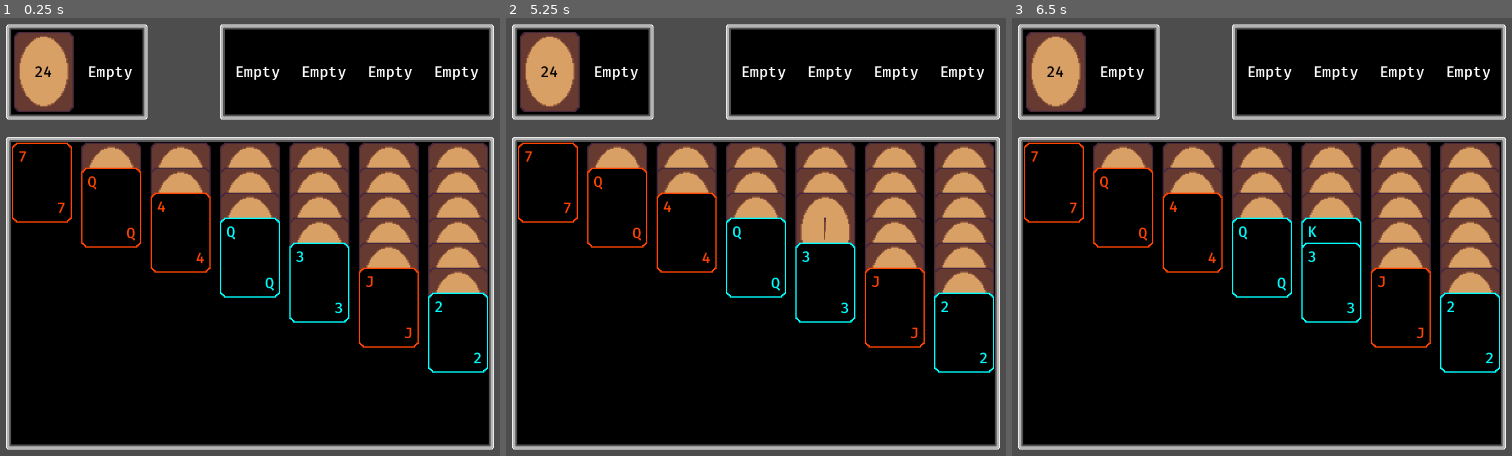
Above: before the commit, frames 1-3 (left to right).
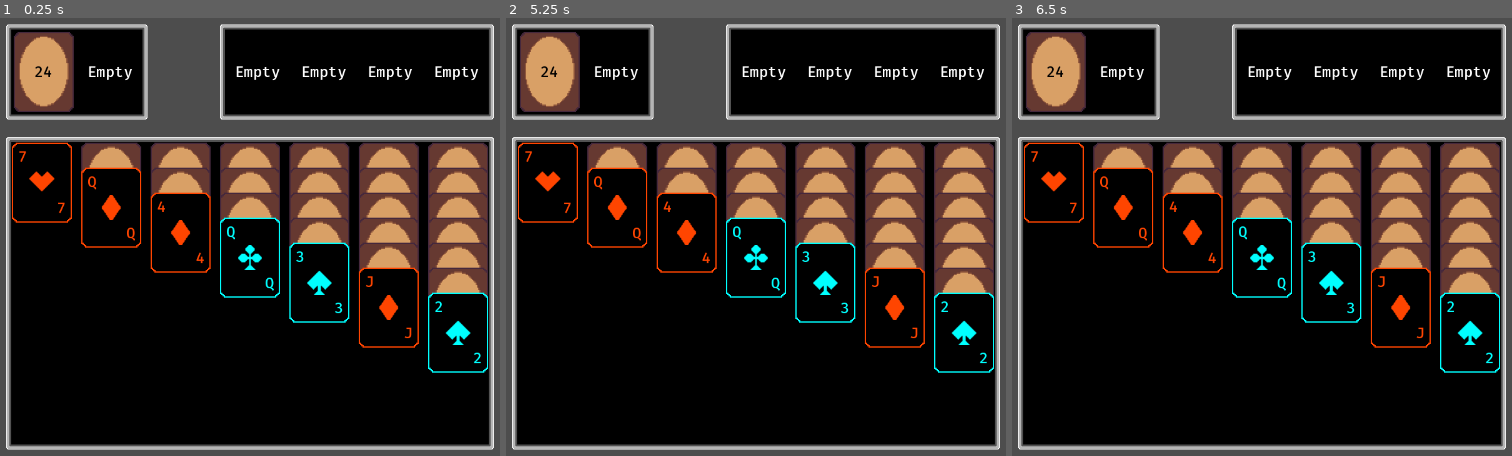
Above: after the commit, the same moments.

Repository: bjornarprytz/solitaire
Game: Godot game, scene res://main.tscn
The game is run twice, just before and just after one commit, with the same random seed, the same clock (stepped at 60 frames per second) and the same inputs.
Inputs (mouse positions are in pixels of both pictures, inside the frame that each line leads up to):
- Up to frame 1 (0.25 s): no input
- Up to frame 2 (5.25 s): tap Enter at 0.5, 2, 3.5 s; move the mouse to (931, 215) at 0.52 s; click (931, 215) at 0.67 s; tap Space at 1.25, 2.75, 4.25 s; move the mouse to (596, 258) at 1.27 s; click (596, 258) at 1.42 s; move the mouse to (836, 136) at 2.02 s; click (836, 136) at 2.17 s; move the mouse to (716, 328) at 2.77 s; click (716, 328) at 2.92 s; move the mouse to (996, 302) at 3.52 s; click (996, 302) at 3.67 s; move the mouse to (516, 171) at 4.27 s; click (516, 171) at 4.42 s; move the mouse to (796, 237) at 5.02 s; click (796, 237) at 5.17 s
- Up to frame 3 (6.5 s): move the mouse to (1142, 123) at 5.77 s; click (1142, 123) at 5.92 s

The runs differ from the first frame. In frame 1, 1.0% of the frame differs, in the area x 5-95%, y 34-75%; in frame 2, 1.3%; in frame 3, 1.7%.

Commit message:
wip grab/drop cards

Diff:
--- a/src/autoloads/event_bus.gd
+++ b/src/autoloads/event_bus.gd
@@ -4,4 +4,9 @@
 
 # Add signals here for game-wide events. Access through the Events singleton
 
+signal terminal_pile_updated
 signal game_over(win: bool)
+
+
+signal draw_card(card: Card)
+signal draw_pile_empty(pile: DrawPile)
--- a/src/card.gd
+++ b/src/card.gd
@@ -1,11 +1,14 @@
 @tool
 class_name Card
 extends CanvasItem
+
+var grab_context_factory = preload("res://grab_context.tscn")
 
 @export var card_data: CardData
 
 @onready var value_1: RichTextLabel = %Value1
 @onready var value_2: RichTextLabel = %Value2
+@onready var suit: TextureRect = %Suit
 
 @onready var front: TextureRect = %Front
 @onready var back: TextureRect = %Back
@@ -16,6 +19,7 @@
 	value_1.text = card_data.value_as_string()
 	value_2.text = card_data.value_as_string()
 	front.modulate = card_data.suit_as_color()
+	suit.texture = card_data.suit_as_icon()
 
 	if is_face_down:
 		front.hide()
@@ -27,7 +31,6 @@
 
 func _to_string() -> String:
 	return "%s %s" % [card_data.value_as_string(), card_data.suit]
-
 
 func flip_over():
 	is_face_down = !is_face_down
@@ -48,4 +51,19 @@
 
 func _on_input_catcher_gui_input(event: InputEvent) -> void:
 	if event is InputEventMouseButton and event.is_pressed():
-		flip_over()
+		if is_face_down:
+			return
+
+		var grab_context = grab_context_factory.instantiate() as GrabContext
+		get_tree().root.add_child(grab_context)
+
+		var cards: Array[Card] = [self]
+
+		var passed_self = false
+		for card in self.get_parent().get_children():
+			if card == self:
+				passed_self = true
+			elif card is Card and passed_self:
+				cards.push_back(card)
+
+		grab_context.grab(cards)
--- a/src/card.tscn
+++ b/src/card.tscn
@@ -58,6 +58,21 @@
 fit_content = true
 autowrap_mode = 0
 
+[node name="Suit" type="TextureRect" parent="Front/MarginContainer/Control"]
+unique_name_in_owner = true
+layout_mode = 1
+anchors_preset = 8
+anchor_left = 0.5
+anchor_top = 0.5
+anchor_right = 0.5
+anchor_bottom = 0.5
+offset_left = -20.0
+offset_top = -20.0
+offset_right = 20.0
+offset_bottom = 20.0
+grow_horizontal = 2
+grow_vertical = 2
+
 [node name="Back" type="TextureRect" parent="."]
 unique_name_in_owner = true
 visible = false
--- a/src/data/card_data.gd
+++ b/src/data/card_data.gd
@@ -8,6 +8,10 @@
 	Diamonds,
 	Spades
 }
+const CLUBS_TEXTURE = preload("uid://bybk6t6lgpl52")
+const DIAMONDS_TEXTURE = preload("uid://cuy0ynuvhy4uu")
+const HEARTS_TEXTURE = preload("uid://cwbgtq6075gv3")
+const SPADES_TEXTURE = preload("uid://c55llxj3bfyi")
 
 @export_range(1, 13) var value: int
 @export var suit : Suit
@@ -36,6 +40,16 @@
 		return Color.AQUA
 
 func suit_as_icon() -> Texture:
+	match suit:
+		Suit.Hearts:
+			return HEARTS_TEXTURE
+		Suit.Clubs:
+			return CLUBS_TEXTURE
+		Suit.Diamonds:
+			return DIAMONDS_TEXTURE
+		Suit.Spades:
+			return SPADES_TEXTURE
+
 	return preload("res://icon.svg")
 
 static func each_value() -> Array:
--- a/src/draw_pile.gd
+++ b/src/draw_pile.gd
@@ -3,6 +3,7 @@
 
 @onready var count_label: RichTextLabel = %Count
 @onready var hidden_cards: Node2D = %HiddenCards
+
 
 @onready var count : int:
 	set(value):
@@ -22,3 +23,12 @@
 		return null
 
 	return hidden_cards.get_child(-1)
+
+func _on_gui_input(event: InputEvent) -> void:
+	if event is InputEventMouseButton and event.is_pressed():
+		var top_card = get_card()
+		if (top_card == null):
+			Events.draw_pile_empty.emit(self)
+		else:
+			Events.draw_card.emit(top_card)
+			count = hidden_cards.get_child_count()
--- a/src/draw_pile.tscn
+++ b/src/draw_pile.tscn
@@ -29,6 +29,7 @@
 offset_bottom = 20.0
 grow_horizontal = 2
 grow_vertical = 2
+mouse_filter = 1
 fit_content = true
 horizontal_alignment = 1
 vertical_alignment = 1
@@ -37,3 +38,5 @@
 unique_name_in_owner = true
 visible = false
 position = Vector2(3, 3)
+
+[connection signal="gui_input" from="." to="." method="_on_gui_input"]
--- /dev/null
+++ b/src/droppable.gd
@@ -0,0 +1,5 @@
+@abstract
+class_name Droppable
+extends CanvasItem
+
+@abstract func drop_cards(cards: Array[Card]) -> bool
--- /dev/null
+++ b/src/grab_context.gd
@@ -0,0 +1,47 @@
+class_name GrabContext
+extends Node2D
+
+@onready var grabbed_cards: VBoxContainer = %Cards
+
+var _previous_parent: CanvasItem
+
+func _physics_process(_delta: float) -> void:
+	global_position = get_global_mouse_position()
+
+func _input(event: InputEvent) -> void:
+	if (event is InputEventMouseButton and !event.is_pressed()):
+		try_drop()
+
+func try_drop():
+	var space = get_world_2d().direct_space_state
+	var mouse_pos = get_global_mouse_position()
+	var args = PhysicsPointQueryParameters2D.new()
+	args.position = mouse_pos
+	args.collide_with_areas = true
+	var result = space.intersect_point(args)
+	if result:
+		if result[0].collider.owner is Droppable:
+			var cards: Array[Card] = []
+			for card in grabbed_cards.get_children():
+				if card is Card:
+					cards.push_back(card)
+			result[0].collider.owner.drop_cards(cards)
+	cancel()
+
+func grab(cards: Array[Card]) -> void:
+	if (cards.size() == 0):
+		cancel()
+		return
+
+	_previous_parent = cards[0].get_parent()
+	for card in cards:
+		card.reparent(grabbed_cards)
+
+func cancel():
+	assert(_previous_parent != null, "Nowhere to return the cards to :(")
+
+	for card in grabbed_cards.get_children():
+		card.reparent(_previous_parent)
+		card.position = Vector2.ZERO
+
+	queue_free()
--- /dev/null
+++ b/src/grab_context.tscn
@@ -0,0 +1,13 @@
+[gd_scene load_steps=2 format=3 uid="uid://eaa0edq0jiho"]
+
+[ext_resource type="Script" uid="uid://dxuicy60ms2r0" path="res://grab_context.gd" id="1_kwrcq"]
+
+[node name="GrabContext" type="Node2D"]
+top_level = true
+script = ExtResource("1_kwrcq")
+
+[node name="Cards" type="VBoxContainer" parent="."]
+unique_name_in_owner = true
+custom_minimum_size = Vector2(96, 128)
+mouse_filter = 2
+theme_override_constants/separation = -88
--- a/src/main.gd
+++ b/src/main.gd
@@ -5,6 +5,8 @@
 @onready var stack_piles: Array[StackPile] = [%StackPile1, %StackPile2, %StackPile3, %StackPile4, %StackPile5, %StackPile6, %StackPile7]
 @onready var open_pile: OpenPile = %OpenPile
 @onready var draw_pile: DrawPile = %DrawPile
+
+@onready var terminals: Array[TerminalPile] = [%HeartsTerminal, %ClubsTerminal, %DiamondsTerminal, %SpadesTerminal]
 
 func _ready() -> void:
 	var cards: Array[Card] = []
@@ -28,3 +30,11 @@
 		pile.initialize(face_down_cards, face_up_card)
 
 	draw_pile.add_cards(cards)
+
+	Events.terminal_pile_updated.connect(check_game_over)
+
+func check_game_over():
+	for terminal in terminals:
+		if (terminal.stack.get_child_count() != 13):
+			return
+	Events.game_over.emit(true)
--- a/src/main.tscn
+++ b/src/main.tscn
@@ -9,9 +9,18 @@
 [node name="Main" type="Node2D"]
 script = ExtResource("1_ig7tw")
 
-[node name="CanvasLayer" type="CanvasLayer" parent="."]
+[node name="Control" type="Control" parent="."]
+layout_mode = 3
+anchors_preset = 15
+anchor_right = 1.0
+anchor_bottom = 1.0
+offset_right = 1280.0
+offset_bottom = 720.0
+grow_horizontal = 2
+grow_vertical = 2
 
-[node name="MarginContainer" type="MarginContainer" parent="CanvasLayer"]
+[node name="MarginContainer" type="MarginContainer" parent="Control"]
+layout_mode = 1
 anchors_preset = 15
 anchor_right = 1.0
 anchor_bottom = 1.0
@@ -22,11 +31,11 @@
 theme_override_constants/margin_right = 20
 theme_override_constants/margin_bottom = 20
 
-[node name="Control" type="Control" parent="CanvasLayer/MarginContainer"]
+[node name="Control" type="Control" parent="Control/MarginContainer"]
 layout_mode = 2
 size_flags_horizontal = 4
 
-[node name="VBoxContainer" type="VBoxContainer" parent="CanvasLayer/MarginContainer/Control"]
+[node name="VBoxContainer" type="VBoxContainer" parent="Control/MarginContainer/Control"]
 layout_mode = 1
 anchors_preset = 15
 anchor_right = 1.0
@@ -34,86 +43,90 @@
 grow_horizontal = 2
 grow_vertical = 2
 
-[node name="HBoxContainer" type="HBoxContainer" parent="CanvasLayer/MarginContainer/Control/VBoxContainer"]
+[node name="Top" type="HBoxContainer" parent="Control/MarginContainer/Control/VBoxContainer"]
 layout_mode = 2
 
-[node name="DrawAndOpen" type="PanelContainer" parent="CanvasLayer/MarginContainer/Control/VBoxContainer/HBoxContainer"]
+[node name="DrawAndOpen" type="PanelContainer" parent="Control/MarginContainer/Control/VBoxContainer/Top"]
 texture_filter = 3
 layout_mode = 2
 
-[node name="HB" type="HBoxContainer" parent="CanvasLayer/MarginContainer/Control/VBoxContainer/HBoxContainer/DrawAndOpen"]
+[node name="HB" type="HBoxContainer" parent="Control/MarginContainer/Control/VBoxContainer/Top/DrawAndOpen"]
 layout_mode = 2
 
-[node name="DrawPile" parent="CanvasLayer/MarginContainer/Control/VBoxContainer/HBoxContainer/DrawAndOpen/HB" instance=ExtResource("2_1bvp3")]
+[node name="DrawPile" parent="Control/MarginContainer/Control/VBoxContainer/Top/DrawAndOpen/HB" instance=ExtResource("2_1bvp3")]
 unique_name_in_owner = true
 layout_mode = 2
 
-[node name="OpenPile" parent="CanvasLayer/MarginContainer/Control/VBoxContainer/HBoxContainer/DrawAndOpen/HB" instance=ExtResource("3_lquwl")]
+[node name="OpenPile" parent="Control/MarginContainer/Control/VBoxContainer/Top/DrawAndOpen/HB" instance=ExtResource("3_lquwl")]
 unique_name_in_owner = true
 layout_mode = 2
 
-[node name="Control" type="Control" parent="CanvasLayer/MarginContainer/Control/VBoxContainer/HBoxContainer"]
+[node name="Spacer" type="Control" parent="Control/MarginContainer/Control/VBoxContainer/Top"]
 custom_minimum_size = Vector2(20, 0)
 layout_mode = 2
 size_flags_horizontal = 3
 
-[node name="Terminals" type="PanelContainer" parent="CanvasLayer/MarginContainer/Control/VBoxContainer/HBoxContainer"]
+[node name="Terminals" type="PanelContainer" parent="Control/MarginContainer/Control/VBoxContainer/Top"]
 layout_mode = 2
 
-[node name="HB" type="HBoxContainer" parent="CanvasLayer/MarginContainer/Control/VBoxContainer/HBoxContainer/Terminals"]
+[node name="HB" type="HBoxContainer" parent="Control/MarginContainer/Control/VBoxContainer/Top/Terminals"]
 layout_mode = 2
 
-[node name="HeartsTerminal" parent="CanvasLayer/MarginContainer/Control/VBoxContainer/HBoxContainer/Terminals/HB" instance=ExtResource("5_lquwl")]
+[node name="HeartsTerminal" parent="Control/MarginContainer/Control/VBoxContainer/Top/Terminals/HB" instance=ExtResource("5_lquwl")]
+unique_name_in_owner = true
 layout_mode = 2
 
-[node name="ClubsTerminal" parent="CanvasLayer/MarginContainer/Control/VBoxContainer/HBoxContainer/Terminals/HB" instance=ExtResource("5_lquwl")]
+[node name="ClubsTerminal" parent="Control/MarginContainer/Control/VBoxContainer/Top/Terminals/HB" instance=ExtResource("5_lquwl")]
+unique_name_in_owner = true
 layout_mode = 2
 suit = 1
 
-[node name="DiamondsTerminal" parent="CanvasLayer/MarginContainer/Control/VBoxContainer/HBoxContainer/Terminals/HB" instance=ExtResource("5_lquwl")]
+[node name="DiamondsTerminal" parent="Control/MarginContainer/Control/VBoxContainer/Top/Terminals/HB" instance=ExtResource("5_lquwl")]
+unique_name_in_owner = true
 layout_mode = 2
 suit = 2
 
-[node name="SpadesTerminal" parent="CanvasLayer/MarginContainer/Control/VBoxContainer/HBoxContainer/Terminals/HB" instance=ExtResource("5_lquwl")]
+[node name="SpadesTerminal" parent="Control/MarginContainer/Control/VBoxContainer/Top/Terminals/HB" instance=ExtResource("5_lquwl")]
+unique_name_in_owner = true
 layout_mode = 2
 suit = 3
 
-[node name="Control" type="Control" parent="CanvasLayer/MarginContainer/Control/VBoxContainer"]
+[node name="Spacer" type="Control" parent="Control/MarginContainer/Control/VBoxContainer"]
 custom_minimum_size = Vector2(0, 20)
 layout_mode = 2
 
-[node name="Stacks" type="PanelContainer" parent="CanvasLayer/MarginContainer/Control/VBoxContainer"]
+[node name="Stacks" type="PanelContainer" parent="Control/MarginContainer/Control/VBoxContainer"]
 layout_mode = 2
 size_flags_vertical = 3
 
-[node name="HB" type="HBoxContainer" parent="CanvasLayer/MarginContainer/Control/VBoxContainer/Stacks"]
+[node name="HB" type="HBoxContainer" parent="Control/MarginContainer/Control/VBoxContainer/Stacks"]
 layout_mode = 2
 theme_override_constants/separation = 15
 
-[node name="StackPile1" parent="CanvasLayer/MarginContainer/Control/VBoxContainer/Stacks/HB" instance=ExtResource("6_7mycd")]
+[node name="StackPile1" parent="Control/MarginContainer/Control/VBoxContainer/Stacks/HB" instance=ExtResource("6_7mycd")]
 unique_name_in_owner = true
 layout_mode = 2
 
-[node name="StackPile2" parent="CanvasLayer/MarginContainer/Control/VBoxContainer/Stacks/HB" instance=ExtResource("6_7mycd")]
+[node name="StackPile2" parent="Control/MarginContainer/Control/VBoxContainer/Stacks/HB" instance=ExtResource("6_7mycd")]
 unique_name_in_owner = true
 layout_mode = 2
 
-[node name="StackPile3" parent="CanvasLayer/MarginContainer/Control/VBoxContainer/Stacks/HB" instance=ExtResource("6_7mycd")]
+[node name="StackPile3" parent="Control/MarginContainer/Control/VBoxContainer/Stacks/HB" instance=ExtResource("6_7mycd")]
 unique_name_in_owner = true
 layout_mode = 2
 
-[node name="StackPile4" parent="CanvasLayer/MarginContainer/Control/VBoxContainer/Stacks/HB" instance=ExtResource("6_7mycd")]
+[node name="StackPile4" parent="Control/MarginContainer/Control/VBoxContainer/Stacks/HB" instance=ExtResource("6_7mycd")]
 unique_name_in_owner = true
 layout_mode = 2
 
-[node name="StackPile5" parent="CanvasLayer/MarginContainer/Control/VBoxContainer/Stacks/HB" instance=ExtResource("6_7mycd")]
+[node name="StackPile5" parent="Control/MarginContainer/Control/VBoxContainer/Stacks/HB" instance=ExtResource("6_7mycd")]
 unique_name_in_owner = true
 layout_mode = 2
 
-[node name="StackPile6" parent="CanvasLayer/MarginContainer/Control/VBoxContainer/Stacks/HB" instance=ExtResource("6_7mycd")]
+[node name="StackPile6" parent="Control/MarginContainer/Control/VBoxContainer/Stacks/HB" instance=ExtResource("6_7mycd")]
 unique_name_in_owner = true
 layout_mode = 2
 
-[node name="StackPile7" parent="CanvasLayer/MarginContainer/Control/VBoxContainer/Stacks/HB" instance=ExtResource("6_7mycd")]
+[node name="StackPile7" parent="Control/MarginContainer/Control/VBoxContainer/Stacks/HB" instance=ExtResource("6_7mycd")]
 unique_name_in_owner = true
 layout_mode = 2
--- a/src/open_pile.gd
+++ b/src/open_pile.gd
@@ -1,2 +1,20 @@
 class_name OpenPile
 extends CanvasItem
+@onready var card_parent: Control = %Cards
+
+func _ready() -> void:
+	Events.draw_card.connect(on_draw)
+	Events.draw_pile_empty.connect(on_draw_pile_empty)
+
+func on_draw(card: Card):
+	card.reparent(card_parent)
+	card.position = Vector2.ZERO
+
+func on_draw_pile_empty(draw_pile: DrawPile):
+	var cards: Array[Card] = []
+
+	for card in card_parent.get_children():
+		if card is Card:
+			cards.push_front(card)
+
+	draw_pile.add_cards(cards)
--- a/src/open_pile.tscn
+++ b/src/open_pile.tscn
@@ -16,5 +16,6 @@
 vertical_alignment = 1
 
 [node name="Cards" type="Control" parent="."]
+unique_name_in_owner = true
 custom_minimum_size = Vector2(96, 128)
 layout_mode = 2
--- a/src/stack_pile.gd
+++ b/src/stack_pile.gd
@@ -1,5 +1,5 @@
 class_name StackPile
-extends VBoxContainer
+extends Droppable
 
 @onready var face_down: VBoxContainer = %FaceDown
 @onready var face_up: VBoxContainer = %FaceUp
@@ -44,23 +44,38 @@
 	var required_value:int = top_card.card_data.value-1 if top_card != null else 13
 
 	# Require alternating colors
-	if (top_card.card_data.suit_as_color() == card.card_data.suit_as_color()):
+	if (required_value != 13 and top_card.card_data.suit_as_color() == card.card_data.suit_as_color()):
 		return false
 
 	return card.card_data.value == required_value
 
-func add(top_card: Card, sub_stack: Array[Card]):
-	if !can_add(top_card):
-		push_warning("Trying to add %s, but it's impossible" % [top_card])
+func add(cards: Array[Card]):
+	if (cards.size() == 0 or !can_add(cards[0])):
+		push_warning("Trying to add card, but it's impossible")
 		return
 	# Assume the sub_stack is valid
-
-	face_up.add_child(top_card)
-
-	for card in sub_stack:
-		face_up.add_child(card)
+	for card in cards:
+		if (card.get_parent() == null):
+			face_up.add_child(card)
+		else:
+			card.reparent(face_up)
+		card.position = Vector2.ZERO
 
 func get_top_card() -> Card:
 	if face_up.get_child_count() == 0:
 		return null
 	return face_up.get_child(-1)
+
+func drop_cards(cards: Array[Card]) -> bool:
+	if (cards.size() == 0 or !can_add(cards[0])):
+		return false
+
+	add(cards)
+
+	return true
+
+
+func _on_gui_input(event: InputEvent) -> void:
+	if event is InputEventMouseButton and event.is_pressed():
+		if (can_flip_card()):
+			flip_card()
--- a/src/stack_pile.tscn
+++ b/src/stack_pile.tscn
@@ -1,6 +1,9 @@
-[gd_scene load_steps=2 format=3 uid="uid://d0adfppnjcaek"]
+[gd_scene load_steps=3 format=3 uid="uid://d0adfppnjcaek"]
 
 [ext_resource type="Script" uid="uid://bo5rll13vtxmv" path="res://stack_pile.gd" id="1_u52gb"]
+
+[sub_resource type="RectangleShape2D" id="RectangleShape2D_6b0wd"]
+size = Vector2(140, 719)
 
 [node name="StackPile" type="VBoxContainer"]
 custom_minimum_size = Vector2(96, 0)
@@ -20,3 +23,12 @@
 unique_name_in_owner = true
 layout_mode = 2
 theme_override_constants/separation = -88
+
+[node name="Area2D" type="Area2D" parent="."]
+monitoring = false
+
+[node name="CollisionShape2D" type="CollisionShape2D" parent="Area2D"]
+position = Vector2(69, 359.5)
+shape = SubResource("RectangleShape2D_6b0wd")
+
+[connection signal="gui_input" from="." to="." method="_on_gui_input"]
--- a/src/terminal_pile.gd
+++ b/src/terminal_pile.gd
@@ -1,8 +1,8 @@
 class_name TerminalPile
-extends MarginContainer
+extends Droppable
 
 @export var suit: CardData.Suit
-@onready var cards: Control = %Cards
+@onready var stack: Control = %Cards
 
 func try_add(card: Card):
 	var top_card = get_top_card()
@@ -14,8 +14,15 @@
 func add(card: Card):
 	if !try_add(card):
 		push_warning("Trying to add %s, but it's impossible" % [card])
+		return
 
-	cards.add_child(card)
+	if card.get_parent() != null:
+		card.reparent(stack)
+	else:
+		stack.add_child(card)
+	card.position = Vector2.ZERO
+
+	Events.terminal_pile_updated.emit()
 
 func grab_card() -> Card:
 	var card_to_grab = get_top_card()
@@ -23,6 +30,15 @@
 	return card_to_grab
 
 func get_top_card() -> Card:
-	if cards.get_child_count() == 0:
+	if stack.get_child_count() == 0:
 		return null
-	return cards.get_child(-1)
+	return stack.get_child(-1)
+
+func drop_cards(cards: Array[Card]) -> bool:
+	if cards.size() != 1:
+		return false
+
+	if try_add(cards[0]):
+		add(cards[0])
+
+	return true
--- a/src/terminal_pile.tscn
+++ b/src/terminal_pile.tscn
@@ -1,8 +1,11 @@
-[gd_scene load_steps=3 format=3 uid="uid://cblwct10ittyy"]
+[gd_scene load_steps=4 format=3 uid="uid://cblwct10ittyy"]
 
 [ext_resource type="Script" uid="uid://b6stt2t0vqr" path="res://terminal_pile.gd" id="1_k6s5h"]
 
 [sub_resource type="StyleBoxEmpty" id="StyleBoxEmpty_k6s5h"]
+
+[sub_resource type="RectangleShape2D" id="RectangleShape2D_6p4jt"]
+size = Vector2(105, 138.5)
 
 [node name="HeartsTerminal" type="MarginContainer"]
 theme_override_constants/margin_left = 3
@@ -22,3 +25,10 @@
 custom_minimum_size = Vector2(96, 128)
 layout_mode = 2
 theme_override_styles/panel = SubResource("StyleBoxEmpty_k6s5h")
+
+[node name="Area2D" type="Area2D" parent="."]
+monitoring = false
+
+[node name="CollisionShape2D" type="CollisionShape2D" parent="Area2D"]
+position = Vector2(50.5, 67.75)
+shape = SubResource("RectangleShape2D_6p4jt")
Binary file added: src/assets/img/clubs-medium.png
Not shown, added: src/assets/img/clubs-medium.png.import
Binary file added: src/assets/img/diamonds-medium.png
Not shown, added: src/assets/img/diamonds-medium.png.import
Binary file added: src/assets/img/hearts-medium.png
Not shown, added: src/assets/img/hearts-medium.png.import
Binary file added: src/assets/img/spades-medium.png
Not shown, added: src/assets/img/spades-medium.png.import
Not shown, added: src/droppable.gd.uid
Not shown, added: src/grab_context.gd.uid
